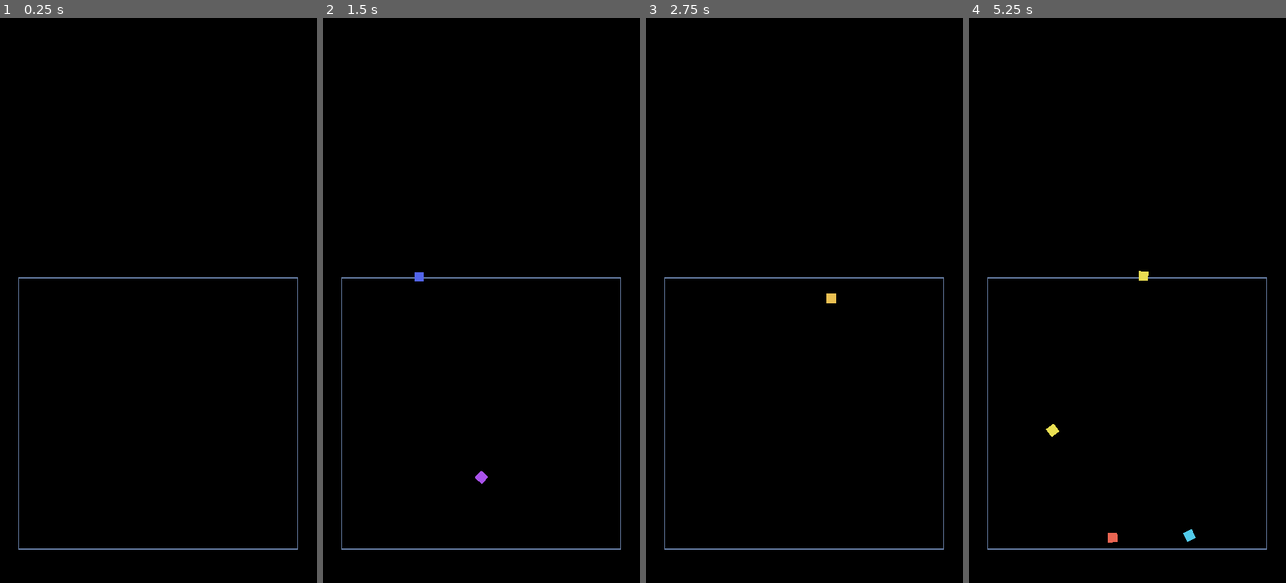
Above: before the commit, frames 1-4 (left to right).
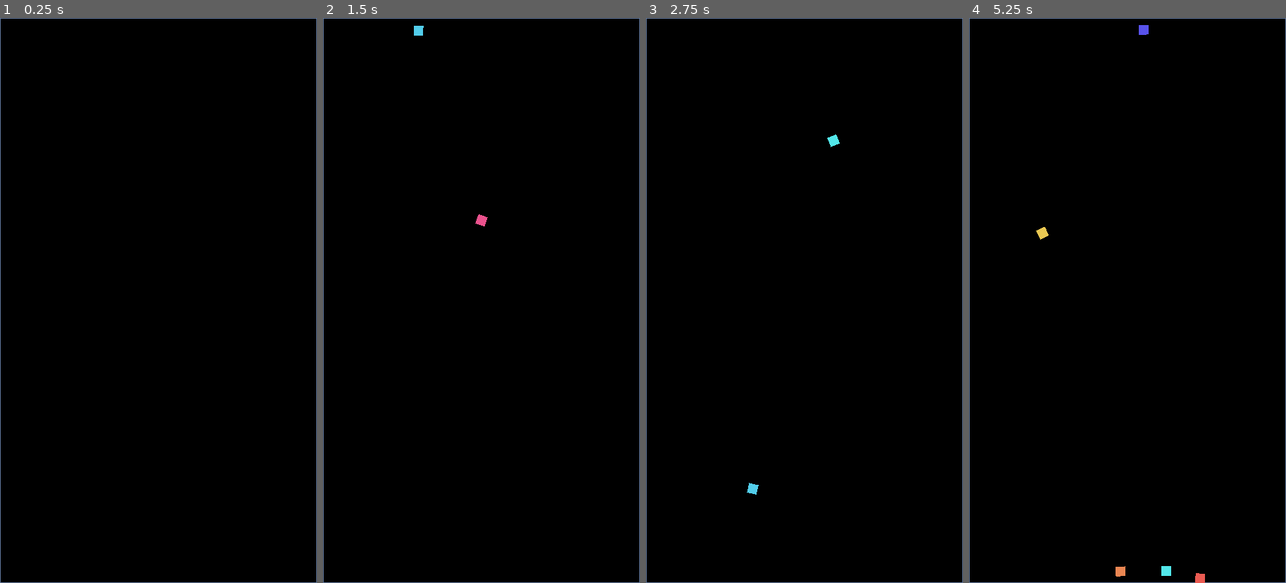
Above: after the commit, the same moments.

Repository: vonkanehoffen/cool-timer-2
Game: Godot game, scene res://scenes/sandbox/falling_gems_sandbox.tscn
Two runs of this game, one before a commit and one after it. Both use one fixed random seed, a clock stepped at 60 frames per second and the inputs below.
Inputs (mouse positions are in pixels of both pictures, inside the frame that each line leads up to):
- Up to frame 1 (0.25 s): no input
- Up to frame 2 (1.5 s): tap Enter at 0.5 s; click (481, 300) at 0.67 s; move the mouse to (418, 328) at 1.27 s; click (418, 328) at 1.42 s
- Up to frame 3 (2.75 s): tap Space at 2 s; move the mouse to (836, 176) at 2.02 s; click (836, 176) at 2.17 s
- Up to frame 4 (5.25 s): move the mouse to (1111, 413) at 2.77 s; click (1111, 413) at 2.92 s; move the mouse to (1222, 385) at 3.52 s; click (1222, 385) at 3.67 s; move the mouse to (1032, 215) at 4.27 s; click (1032, 215) at 4.42 s; move the mouse to (1143, 300) at 5.02 s; click (1143, 300) at 5.17 s

The runs differ from the first frame. In frame 1, 1.3% of the frame differs, in the area x 0-100%, y 0-100%; in frame 2, 1.5%; in frame 3, 1.5%; in frame 4, 1.8%.

Commit message:
Fullscreen pooled cubes (gems4): survive tap spam on web
- Object pool of 36 RigidBody2D cubes; round-robin reuse, no queue_free
- Fullscreen viewport walls + outline rim (use_full_viewport restored)
- Tap throws from top at tap X into the box
- Headless stress: 100 throws without crash
- Re-export gems4.*; remove gems3.*

Co-authored-by: vonkanehoffen <vonkanehoffen@users.noreply.github.com>

Diff:
--- a/scenes/sandbox/falling_gems_sandbox.tscn
+++ b/scenes/sandbox/falling_gems_sandbox.tscn
@@ -31,6 +31,8 @@
 anchor_bottom = 1.0
 grow_horizontal = 2
 grow_vertical = 2
-centered_box = true
+use_full_viewport = true
+use_object_pool = true
 show_outline = true
-max_gems = 45
+max_gems = 36
+pool_size = 36
--- a/scripts/animations/gem.gd
+++ b/scripts/animations/gem.gd
@@ -9,3 +9,24 @@
 
 func randomize_appearance(rng: RandomNumberGenerator) -> void:
 	set_gem_color(Color.from_hsv(rng.randf(), 0.65, 0.92))
+
+
+func activate_at(spawn_pos: Vector2, impulse: Vector2, rng: RandomNumberGenerator) -> void:
+	visible = true
+	freeze = false
+	sleeping = false
+	linear_velocity = Vector2.ZERO
+	angular_velocity = 0.0
+	position = spawn_pos
+	randomize_appearance(rng)
+	apply_central_impulse(impulse)
+	angular_velocity = rng.randf_range(-1.5, 1.5)
+
+
+func deactivate() -> void:
+	freeze = true
+	sleeping = true
+	linear_velocity = Vector2.ZERO
+	angular_velocity = 0.0
+	visible = false
+	position = Vector2(-10000.0, -10000.0)
--- a/scripts/animations/gems_bin.gd
+++ b/scripts/animations/gems_bin.gd
@@ -1,10 +1,11 @@
 class_name GemsBin
 extends Control
 
-## Reusable cube bin with floor/walls physics. Used by the timer animation and sandbox.
+## Cube bin with floor/walls. Supports object pooling for the web sandbox.
 
 const GEM_SCENE := preload("res://scenes/animations/gem.tscn")
-const DEFAULT_MAX_GEMS := 45
+const DEFAULT_MAX_GEMS := 36
+const DEFAULT_POOL_SIZE := 36
 
 @onready var bin_outline: ReferenceRect = %BinOutline
 @onready var gems_container: Node2D = %GemsContainer
@@ -16,12 +17,12 @@
 @export var edge_margin: float = 24.0
 @export var show_outline: bool = true
 @export var use_full_viewport: bool = false
-@export var centered_box: bool = false
-@export var box_width_ratio: float = 0.88
-@export var box_height_ratio: float = 0.48
-@export var box_bottom_inset_ratio: float = 0.06
+@export var use_object_pool: bool = false
+@export var pool_size: int = DEFAULT_POOL_SIZE
 
 var _rng := RandomNumberGenerator.new()
+var _pool: Array[RigidBody2D] = []
+var _pool_cursor: int = 0
 
 
 func _ready() -> void:
@@ -30,13 +31,26 @@
 	if bin_outline != null:
 		bin_outline.visible = show_outline
 		bin_outline.mouse_filter = Control.MOUSE_FILTER_IGNORE
-		if not show_outline:
+		if show_outline:
+			bin_outline.border_color = Color(0.45, 0.55, 0.72, 0.85)
+			bin_outline.border_width = 2.0
+		else:
 			bin_outline.border_width = 0.0
-		else:
-			bin_outline.border_color = Color(0.45, 0.55, 0.72, 0.9)
-			bin_outline.border_width = 2.0
 	_ensure_collision_shapes()
+	if use_object_pool:
+		_build_pool()
 	ensure_layout_ready()
+
+
+func _build_pool() -> void:
+	var count := maxi(pool_size, max_gems)
+	for _i in count:
+		var gem: RigidBody2D = GEM_SCENE.instantiate()
+		gems_container.add_child(gem)
+		if gem.has_method("deactivate"):
+			gem.call("deactivate")
+		_pool.append(gem)
+	_pool_cursor = 0
 
 
 func ensure_layout_ready() -> void:
@@ -50,11 +64,19 @@
 
 
 func clear_gems() -> void:
-	for child in gems_container.get_children():
-		child.queue_free()
+	if use_object_pool:
+		for cube in _pool:
+			if cube.has_method("deactivate"):
+				cube.call("deactivate")
+		_pool_cursor = 0
+	else:
+		for child in gems_container.get_children():
+			child.queue_free()
 
 
 func get_gem_count() -> int:
+	if use_object_pool:
+		return mini(_pool_cursor, _pool.size())
 	return gems_container.get_child_count()
 
 
@@ -67,12 +89,6 @@
 
 func get_bin_rect() -> Rect2:
 	var area := get_playfield_size()
-	if centered_box:
-		var box_width := area.x * box_width_ratio
-		var box_height := area.y * box_height_ratio
-		var origin_x := (area.x - box_width) * 0.5
-		var origin_y := area.y * (1.0 - box_bottom_inset_ratio) - box_height
-		return Rect2(Vector2(origin_x, origin_y), Vector2(box_width, box_height))
 	if use_full_viewport:
 		return Rect2(Vector2.ZERO, area)
 	var margin := Vector2(edge_margin, edge_margin)
@@ -84,10 +100,10 @@
 func throw_cube_at_local(local_pos: Vector2) -> void:
 	ensure_layout_ready()
 	var rect := get_bin_rect()
-	var target := rect.get_center()
 	var spawn_x := clampf(local_pos.x, rect.position.x + 14.0, rect.position.x + rect.size.x - 14.0)
-	var spawn_y := clampf(local_pos.y, -48.0, rect.position.y - 12.0)
-	_spawn_cube(Vector2(spawn_x, spawn_y), target)
+	var spawn_y := rect.position.y + 20.0
+	var target := Vector2(rect.get_center().x, rect.position.y + rect.size.y * 0.65)
+	_launch_cube(Vector2(spawn_x, spawn_y), target)
 
 
 func spawn_at_viewport_position(viewport_pos: Vector2) -> void:
@@ -98,36 +114,48 @@
 func spawn_at_canvas_x(canvas_x: float) -> void:
 	ensure_layout_ready()
 	var rect := get_bin_rect()
-	throw_cube_at_local(Vector2(canvas_x, rect.position.y - 24.0))
+	throw_cube_at_local(Vector2(canvas_x, rect.position.y + 20.0))
 
 
 func spawn_random_in_bin() -> void:
 	ensure_layout_ready()
 	var rect := get_bin_rect()
 	var spawn_x := _rng.randf_range(rect.position.x + 18.0, rect.position.x + rect.size.x - 18.0)
-	_spawn_cube(Vector2(spawn_x, rect.position.y - 24.0), rect.get_center())
+	var target := Vector2(rect.get_center().x, rect.position.y + rect.size.y * 0.65)
+	_launch_cube(Vector2(spawn_x, rect.position.y + 20.0), target)
 
 
-func _spawn_cube(spawn_pos: Vector2, target: Vector2) -> void:
-	_enforce_cap()
-	var gem: RigidBody2D = GEM_SCENE.instantiate()
-	gems_container.add_child(gem)
-	gem.position = spawn_pos
+func _launch_cube(spawn_pos: Vector2, target: Vector2) -> void:
 	var to_target := target - spawn_pos
 	if to_target.length_squared() < 1.0:
 		to_target = Vector2(0.0, 1.0)
-	var impulse := to_target.normalized() * _rng.randf_range(120.0, 200.0)
-	impulse.y += _rng.randf_range(40.0, 100.0)
-	gem.apply_central_impulse(impulse)
-	gem.angular_velocity = _rng.randf_range(-2.0, 2.0)
-	if gem.has_method("randomize_appearance"):
-		gem.call("randomize_appearance", _rng)
+	var impulse := to_target.normalized() * _rng.randf_range(100.0, 170.0)
+	impulse.y += _rng.randf_range(30.0, 80.0)
+	if use_object_pool:
+		_launch_pooled(spawn_pos, impulse)
+	else:
+		_launch_instant(spawn_pos, impulse)
 
 
-func _enforce_cap() -> void:
+func _launch_pooled(spawn_pos: Vector2, impulse: Vector2) -> void:
+	if _pool.is_empty():
+		return
+	var cube := _pool[_pool_cursor % _pool.size()]
+	_pool_cursor += 1
+	if cube.has_method("activate_at"):
+		cube.call("activate_at", spawn_pos, impulse, _rng)
+
+
+func _launch_instant(spawn_pos: Vector2, impulse: Vector2) -> void:
 	while gems_container.get_child_count() >= max_gems:
-		var oldest := gems_container.get_child(0)
-		oldest.queue_free()
+		gems_container.get_child(0).queue_free()
+	var gem: RigidBody2D = GEM_SCENE.instantiate()
+	gems_container.add_child(gem)
+	if gem.has_method("activate_at"):
+		gem.call("activate_at", spawn_pos, impulse, _rng)
+	else:
+		gem.position = spawn_pos
+		gem.apply_central_impulse(impulse)
 
 
 func _ensure_collision_shapes() -> void:
@@ -163,4 +191,4 @@
 
 func _notification(what: int) -> void:
 	if what == NOTIFICATION_RESIZED and is_node_ready():
-		_update_bin_layout()
+		ensure_layout_ready()
Not shown, changed: export_presets.cfg
Not shown, changed: README.md
Not shown, removed: docs/gems3.pck
Not shown, added: docs/gems4.audio.worklet.js
Not shown, added: docs/gems4.html
Not shown, added: docs/gems4.js
Not shown, added: docs/gems4.pck
Not shown, added: docs/gems4.wasm
Not shown, changed: docs/index.html
